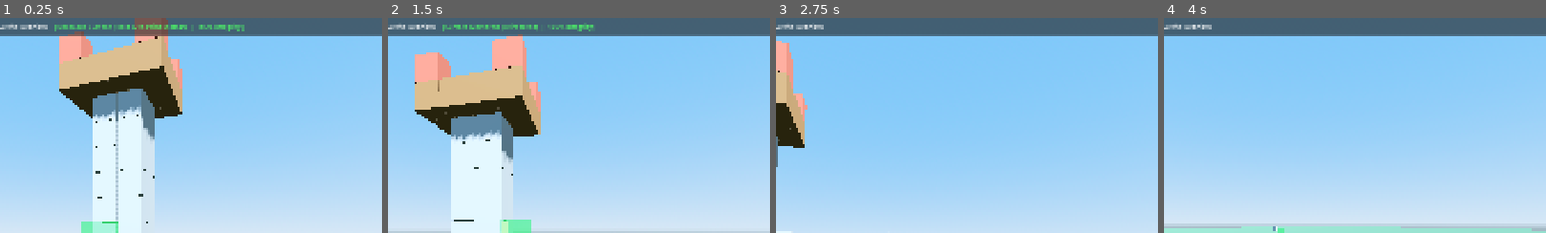
Above: before the commit, frames 1-4 (left to right).
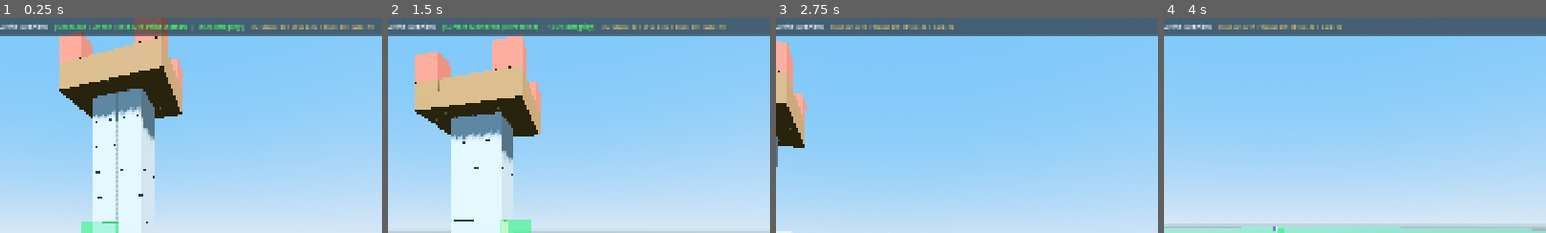
Above: after the commit, the same moments.

Repository: DPoveaa/my-story
Game: Godot game, scene res://scenes/world/GameWorld.tscn
The game is run twice, just before and just after one commit, with the same random seed, the same clock (stepped at 60 frames per second) and the same inputs.
Inputs (mouse positions are % of the whole screen's width and height, from its top left):
- Up to frame 1 (0.25 s): no input
- Up to frame 2 (1.5 s): tap Enter at 0.5 s; move the mouse to (55, 50) at 0.52 s; hold Space (fly_up) from 0.53 s (still down); click (55, 50) at 0.6 s; move the mouse to (45, 50) at 1.27 s; tap G (apply_cement) at 1.35 s
- Up to frame 3 (2.75 s): keep holding Space (fly_up); click (45, 50) at 1.55 s; move the mouse to (52, 48) at 2.02 s; hold E (interact) from 2.03 s (still down); click (52, 48) at 2.3 s
- Up to frame 4 (4 s): keep holding Space (fly_up); move the mouse to (49, 52) at 2.77 s; release E (interact) at 2.78 s; click (49, 52) at 2.85 s; move the mouse to (57, 51) at 3.52 s; hold R (recover_block) from 3.53 s (still down); click (57, 51) at 3.8 s
The pictures show only the part of the screen within x 35-85%, y 0-50%; the shares and areas given below are measured in that part.

The runs differ from the first frame. In frame 1, 0.5% of the frame differs, in the area x 65-98%, y 3-6%; in frame 2, 0.5%; in frame 3, 0.5%, in the area x 14-47%, y 3-6%; in frame 4, 0.5%.

Commit message:
Implement M6 Material Inventory & Construction Costs and M5 Reconstruction
- Implement InventoryManager autoload (autoloads/InventoryManager.gd) for material inventory tracking, cost validation, and JSON persistence (user://inventory.json)
- Integrate construction costs in BlockTypeCatalog.get_cost() and PlayerController._handle_place_action() with atomic validation
- Integrate material inventory checks into ReconstructionPlanner and BlueprintManager.reconstruct_single_cell()
- Award material resources directly to InventoryManager upon raw material recovery or debris recovery
- Display live material inventory counts and required vs available material breakdown in BuildHUD
- Add 5 automated unit test cases in test_m4.gd covering material consumption, insufficient resources rejection, recovery awards, inventory JSON persistence, and planner resource status tracking

Co-authored-by: DPoveaa <107443470+DPoveaa@users.noreply.github.com>

Diff:
--- a/autoloads/BlueprintManager.gd
+++ b/autoloads/BlueprintManager.gd
@@ -441,11 +441,17 @@
 
 	return save_blueprint(updated_bp, true)
 
+func _get_inventory_manager() -> Node:
+	if is_inside_tree() and has_node("/root/InventoryManager"):
+		return get_node("/root/InventoryManager")
+	return null
+
 ## Generates a ReconstructionPlanner comparison between a blueprint and current world state.
 func plan_reconstruction(blueprint: BlueprintData, anchor_cell: Vector3i, player: Node = null) -> RefCounted:
 	var grid := _get_grid()
 	var orch := _get_orchestrator()
-	return ReconstructionPlannerScript.generate_plan(blueprint, anchor_cell, grid, orch, player)
+	var inv := _get_inventory_manager()
+	return ReconstructionPlannerScript.generate_plan(blueprint, anchor_cell, grid, orch, player, inv)
 
 ## Reconstructs a single missing cell from a blueprint at target_world_cell.
 ## Revalidates target cell safety, places expected block type with saved metadata,
@@ -468,6 +474,12 @@
 	var raw_meta = block_dict.get("metadata", {})
 	var exp_meta: Dictionary = raw_meta.duplicate(true) if raw_meta is Dictionary else {}
 
+	# Check material availability
+	var cost := BlockTypeCatalog.get_cost(exp_type)
+	var inv_mgr := _get_inventory_manager()
+	if inv_mgr != null and not inv_mgr.has_materials(cost):
+		return {"success": false, "reason": "INSUFFICIENT_MATERIALS", "placed_cell": target_world_cell, "plan": null}
+
 	# 1. Immediate Safety Re-validation
 	if target_world_cell.y < grid.min_y or absi(target_world_cell.x) > grid.max_coord_bound or absi(target_world_cell.z) > grid.max_coord_bound or target_world_cell.y > grid.max_coord_bound:
 		return {"success": false, "reason": "OUT_OF_BOUNDS", "placed_cell": target_world_cell, "plan": null}
@@ -484,9 +496,11 @@
 		if player.is_cell_overlapping_player(target_world_cell, grid.cell_size):
 			return {"success": false, "reason": "PLAYER_OVERLAP", "placed_cell": target_world_cell, "plan": null}
 
-	# 2. Place Block with exact expected BlockData
+	# 2. Place Block with exact expected BlockData and consume cost
 	var b_data := BlockData.new(exp_type, exp_dur, exp_meta)
-	grid.place_block(target_world_cell, b_data)
+	if grid.place_block(target_world_cell, b_data):
+		if inv_mgr != null:
+			inv_mgr.consume_materials(cost)
 
 	# Notify intentional edit so registered area is maintained
 	notify_intentional_block_placed(target_world_cell, b_data)
--- /dev/null
+++ b/autoloads/InventoryManager.gd
@@ -0,0 +1,123 @@
+extends Node
+
+## Centralized inventory/resource manager for construction materials.
+## Tracks available quantities of materials (stone, wood, brick, gold),
+## handles persistence (user://inventory.json), validates placement costs,
+## and emits signals when inventory changes.
+
+signal inventory_changed(materials: Dictionary)
+signal material_consumed(type_id: StringName, amount: int)
+signal material_added(type_id: StringName, amount: int)
+
+const SAVE_PATH: String = "user://inventory.json"
+const SAVE_VERSION: int = 1
+
+## Default starting inventory
+@export var default_starting_materials: Dictionary = {
+	"stone": 50,
+	"wood": 30,
+	"brick": 30,
+	"gold": 10
+}
+
+var _materials: Dictionary = {}
+
+func _ready() -> void:
+	if not load_inventory():
+		reset_to_default_materials()
+
+func reset_to_default_materials() -> void:
+	_materials.clear()
+	for k in default_starting_materials.keys():
+		_materials[StringName(k)] = int(default_starting_materials[k])
+	inventory_changed.emit(_materials.duplicate(true))
+
+func get_materials() -> Dictionary:
+	return _materials.duplicate(true)
+
+func get_material_count(type_id: StringName) -> int:
+	return int(_materials.get(type_id, 0))
+
+func set_material_count(type_id: StringName, amount: int) -> void:
+	_materials[type_id] = maxi(0, amount)
+	inventory_changed.emit(_materials.duplicate(true))
+	save_inventory()
+
+func add_material(type_id: StringName, amount: int = 1) -> void:
+	if amount <= 0:
+		return
+	var current: int = get_material_count(type_id)
+	_materials[type_id] = current + amount
+	material_added.emit(type_id, amount)
+	inventory_changed.emit(_materials.duplicate(true))
+	save_inventory()
+
+func has_materials(costs: Dictionary) -> bool:
+	for mat in costs.keys():
+		var mat_type := StringName(mat)
+		var required: int = int(costs[mat])
+		if get_material_count(mat_type) < required:
+			return false
+	return true
+
+func consume_materials(costs: Dictionary) -> bool:
+	if not has_materials(costs):
+		return false
+
+	for mat in costs.keys():
+		var mat_type := StringName(mat)
+		var required: int = int(costs[mat])
+		_materials[mat_type] = get_material_count(mat_type) - required
+		material_consumed.emit(mat_type, required)
+
+	inventory_changed.emit(_materials.duplicate(true))
+	save_inventory()
+	return true
+
+# ==============================================================================
+# PERSISTENCE (user://inventory.json)
+# ==============================================================================
+
+func save_inventory() -> bool:
+	var dict: Dictionary = {
+		"version": SAVE_VERSION,
+		"materials": {}
+	}
+	for k in _materials.keys():
+		dict["materials"][String(k)] = int(_materials[k])
+
+	var file := FileAccess.open(SAVE_PATH, FileAccess.WRITE)
+	if file == null:
+		return false
+	file.store_string(JSON.stringify(dict, "\t"))
+	file.close()
+	return true
+
+func load_inventory() -> bool:
+	if not FileAccess.file_exists(SAVE_PATH):
+		return false
+
+	var file := FileAccess.open(SAVE_PATH, FileAccess.READ)
+	if file == null:
+		return false
+
+	var content: String = file.get_as_text()
+	file.close()
+
+	var json := JSON.new()
+	var err := json.parse(content)
+	if err != OK or not (json.data is Dictionary):
+		push_warning("InventoryManager: Failed to parse inventory save file, using default materials")
+		return false
+
+	var dict: Dictionary = json.data
+	var mats = dict.get("materials", null)
+	if not (mats is Dictionary):
+		return false
+
+	_materials.clear()
+	for k in mats.keys():
+		_materials[StringName(k)] = maxi(0, int(mats[k]))
+
+	inventory_changed.emit(_materials.duplicate(true))
+	return true
--- a/data/BlockTypeCatalog.gd
+++ b/data/BlockTypeCatalog.gd
@@ -55,3 +55,6 @@
 	if TYPES.has(type_id):
 		return TYPES[type_id].get("max_durability", 1.0)
 	return 1.0
+
+static func get_cost(type_id: StringName) -> Dictionary:
+	return {type_id: 1}
--- a/project.godot
+++ b/project.godot
@@ -22,6 +22,7 @@
 StabilitySystem="*res://autoloads/StabilitySystem.gd"
 InputManager="*res://autoloads/InputManager.gd"
 BlueprintManager="*res://autoloads/BlueprintManager.gd"
+InventoryManager="*res://autoloads/InventoryManager.gd"
 
 [display]
 
--- a/scenes/player/PlayerController.gd
+++ b/scenes/player/PlayerController.gd
@@ -185,11 +185,19 @@
 func _on_recovered_block(_cell: Vector3i, _b_type: StringName) -> void:
 	carried_block_changed.emit(false, &"")
 
+func _get_inventory_manager() -> Node:
+	if is_inside_tree() and has_node("/root/InventoryManager"):
+		return get_node("/root/InventoryManager")
+	return null
+
 func _on_recovered_raw_material(block_type: StringName, amount: int) -> void:
 	var current: int = raw_materials.get(block_type, 0)
 	raw_materials[block_type] = current + amount
 	carried_block_changed.emit(false, &"")
 	raw_materials_changed.emit(raw_materials)
+	var inv_mgr := _get_inventory_manager()
+	if inv_mgr != null:
+		inv_mgr.add_material(block_type, amount)
 
 func get_selected_type() -> StringName:
 	return available_types[selected_type_index]
@@ -871,12 +879,23 @@
 			return
 		if orchestrator != null and orchestrator.is_cell_blocked_by_debris(target_place_cell, grid.cell_size):
 			return
-		grid.place_block(target_place_cell, get_selected_type())
-		var bp_mgr := _get_blueprint_manager()
-		if bp_mgr != null and bp_mgr.has_method("notify_intentional_block_placed"):
-			var placed_b: BlockData = grid.get_block(target_place_cell)
-			if placed_b != null:
-				bp_mgr.notify_intentional_block_placed(target_place_cell, placed_b)
+
+		var b_type := get_selected_type()
+		var cost := BlockTypeCatalog.get_cost(b_type)
+		var inv_mgr := _get_inventory_manager()
+		if inv_mgr != null and not inv_mgr.has_materials(cost):
+			target_face_status = "Insufficient %s! (Need 1)" % BlockTypeCatalog.get_display_name(b_type)
+			target_face_changed.emit(has_target, target_remove_cell, target_face_dir, target_face_status)
+			return
+
+		if grid.place_block(target_place_cell, b_type):
+			if inv_mgr != null:
+				inv_mgr.consume_materials(cost)
+			var bp_mgr := _get_blueprint_manager()
+			if bp_mgr != null and bp_mgr.has_method("notify_intentional_block_placed"):
+				var placed_b: BlockData = grid.get_block(target_place_cell)
+				if placed_b != null:
+					bp_mgr.notify_intentional_block_placed(target_place_cell, placed_b)
 
 func _handle_remove_action() -> void:
 	if area_selection_step != AreaSelectionStep.NONE:
--- a/scenes/ui/BuildHUD.gd
+++ b/scenes/ui/BuildHUD.gd
@@ -71,6 +71,25 @@
 
 	if _save_modal == null:
 		_create_blueprint_dialogs()
+
+	if has_node("/root/InventoryManager"):
+		var inv = get_node("/root/InventoryManager")
+		if not inv.inventory_changed.is_connected(_on_inventory_changed):
+			inv.inventory_changed.connect(_on_inventory_changed)
+		_on_inventory_changed(inv.get_materials())
+
+func _on_inventory_changed(materials: Dictionary) -> void:
+	if _raw_mats_label == null:
+		return
+	if materials.is_empty():
+		_raw_mats_label.visible = false
+		return
+	var parts: Array = []
+	for mat in materials.keys():
+		var count: int = int(materials[mat])
+		parts.append("%s: %d" % [BlockTypeCatalog.get_display_name(StringName(mat)), count])
+	_raw_mats_label.text = "Inv: " + " | ".join(parts)
+	_raw_mats_label.visible = true
 
 func set_cement(current: int, max_val: int) -> void:
 	if cement_label == null:
@@ -537,6 +556,16 @@
 		plan.present_count, plan.missing_count, plan.conflict_count, plan.invalid_count
 	]
 
+	if not plan.required_materials.is_empty():
+		details += "\nRequired:"
+		var inv_mgr = get_node_or_null("/root/InventoryManager")
+		for mat in plan.required_materials.keys():
+			var req: int = plan.required_materials[mat]
+			var avail: int = inv_mgr.get_material_count(mat) if inv_mgr != null else 0
+			var mat_name := BlockTypeCatalog.get_display_name(mat)
+			details += " %s: %d (avail %d) |" % [mat_name, req, avail]
+		details = details.trim_suffix(" |")
+
 	if plan.conflict_count > 0:
 		var conflicts: Array[Dictionary] = plan.get_conflict_entries()
 		var first_conf: Dictionary = conflicts[0]
--- a/systems/blueprint/ReconstructionPlanner.gd
+++ b/systems/blueprint/ReconstructionPlanner.gd
@@ -14,6 +14,9 @@
 	var missing_count: int = 0
 	var conflict_count: int = 0
 	var invalid_count: int = 0
+
+	## Required material counts for missing cells: Dictionary[StringName, int]
+	var required_materials: Dictionary = {}
 
 	## Array of Dictionary entries:
 	## [
@@ -58,7 +61,7 @@
 		return res
 
 ## Generates a deterministic ReconstructionPlan for the given blueprint and world anchor.
-static func generate_plan(blueprint: BlueprintData, anchor_cell: Vector3i, grid_system: Node, orchestrator: Node = null, player: Node = null) -> PlanResult:
+static func generate_plan(blueprint: BlueprintData, anchor_cell: Vector3i, grid_system: Node, orchestrator: Node = null, player: Node = null, inventory_manager: Node = null) -> PlanResult:
 	var result := PlanResult.new()
 	if blueprint == null:
 		return result
@@ -142,8 +145,15 @@
 			result.conflict_count += 1
 		else:
 			entry["status"] = &"MISSING"
-			entry["reason"] = "EMPTY_CELL"
 			result.missing_count += 1
+			result.required_materials[exp_type] = int(result.required_materials.get(exp_type, 0)) + 1
+			if inventory_manager != null and inventory_manager.has_method("get_material_count"):
+				if inventory_manager.get_material_count(exp_type) < 1:
+					entry["reason"] = "INSUFFICIENT_MATERIALS"
+				else:
+					entry["reason"] = "EMPTY_CELL"
+			else:
+				entry["reason"] = "EMPTY_CELL"
 
 		result.entries.append(entry)
 
--- a/tests/test_m4.gd
+++ b/tests/test_m4.gd
@@ -8,6 +8,7 @@
 const BuildHUDScript = preload("res://scenes/ui/BuildHUD.gd")
 const PlayerControllerScript = preload("res://scenes/player/PlayerController.gd")
 const JointSystemScript = preload("res://autoloads/JointSystem.gd")
+const InventoryManagerScript = preload("res://autoloads/InventoryManager.gd")
 
 var _passed: int = 0
 var _failed: int = 0
@@ -75,6 +76,11 @@
 	_run_test("test_reconstruct_single_cell_rejection_safety")
 	_run_test("test_reconstruct_single_cell_restores_expected_block_type_and_metadata")
 	_run_test("test_reconstruct_single_cell_restores_mortared_joints_without_duplicates")
+	_run_test("test_inventory_consumption_on_placement")
+	_run_test("test_insufficient_materials_prevents_placement")
+	_run_test("test_debris_recovery_awards_materials")
+	_run_test("test_inventory_json_persistence")
+	_run_test("test_reconstruction_planner_material_status")
 
 	print("==================================================")
 	print("M4 TEST RESULTS: %d PASSED, %d FAILED" % [_passed, _failed])
@@ -1011,6 +1017,83 @@
 
 	return true
 
+func test_inventory_consumption_on_placement() -> bool:
+	var inv := InventoryManagerScript.new()
+	inv.set_material_count(&"stone", 10)
+
+	var ok := inv.consume_materials({"stone": 1})
+	if not ok or inv.get_material_count(&"stone") != 9:
+		inv.queue_free()
+		return false
+
+	var failed := inv.consume_materials({"stone": 20})
+	if failed or inv.get_material_count(&"stone") != 9:
+		inv.queue_free()
+		return false
+
+	inv.queue_free()
+	return true
+
+func test_insufficient_materials_prevents_placement() -> bool:
+	var inv := InventoryManagerScript.new()
+	inv.set_material_count(&"stone", 0)
+
+	if inv.has_materials({"stone": 1}):
+		inv.queue_free()
+		return false
+
+	inv.queue_free()
+	return true
+
+func test_debris_recovery_awards_materials() -> bool:
+	var inv := InventoryManagerScript.new()
+	inv.set_material_count(&"stone", 5)
+
+	inv.add_material(&"stone", 1)
+	if inv.get_material_count(&"stone") != 6:
+		inv.queue_free()
+		return false
+
+	inv.queue_free()
+	return true
+
+func test_inventory_json_persistence() -> bool:
+	var inv := InventoryManagerScript.new()
+	inv.set_material_count(&"stone", 42)
+	inv.save_inventory()
+
+	var inv2 := InventoryManagerScript.new()
+	inv2.load_inventory()
+	if inv2.get_material_count(&"stone") != 42:
+		inv.queue_free()
+		inv2.queue_free()
+		return false
+
+	inv.queue_free()
+	inv2.queue_free()
+	return true
+
+func test_reconstruction_planner_material_status() -> bool:
+	var grid := _make_grid()
+	var inv := InventoryManagerScript.new()
+	inv.set_material_count(&"stone", 0)
+
+	var bp := BlueprintDataScript.new("inv_plan_test")
+	bp.blocks = [{"rel_pos": [0, 0, 0], "block_type": "stone", "durability": 1.0, "metadata": {}}]
+
+	var plan = ReconstructionPlanner.generate_plan(bp, Vector3i(0, 0, 0), grid, null, null, inv)
+	if plan == null or plan.missing_count != 1:
+		inv.queue_free()
+		return false
+
+	var missing = plan.get_missing_entries()
+	if missing.is_empty() or missing[0].get("reason", "") != "INSUFFICIENT_MATERIALS":
+		inv.queue_free()
+		return false
+
+	inv.queue_free()
+	return true
+
 func test_reconstruct_single_missing_cell_success() -> bool:
 	var grid := _make_grid()
 	var bp_mgr := _make_manager()
